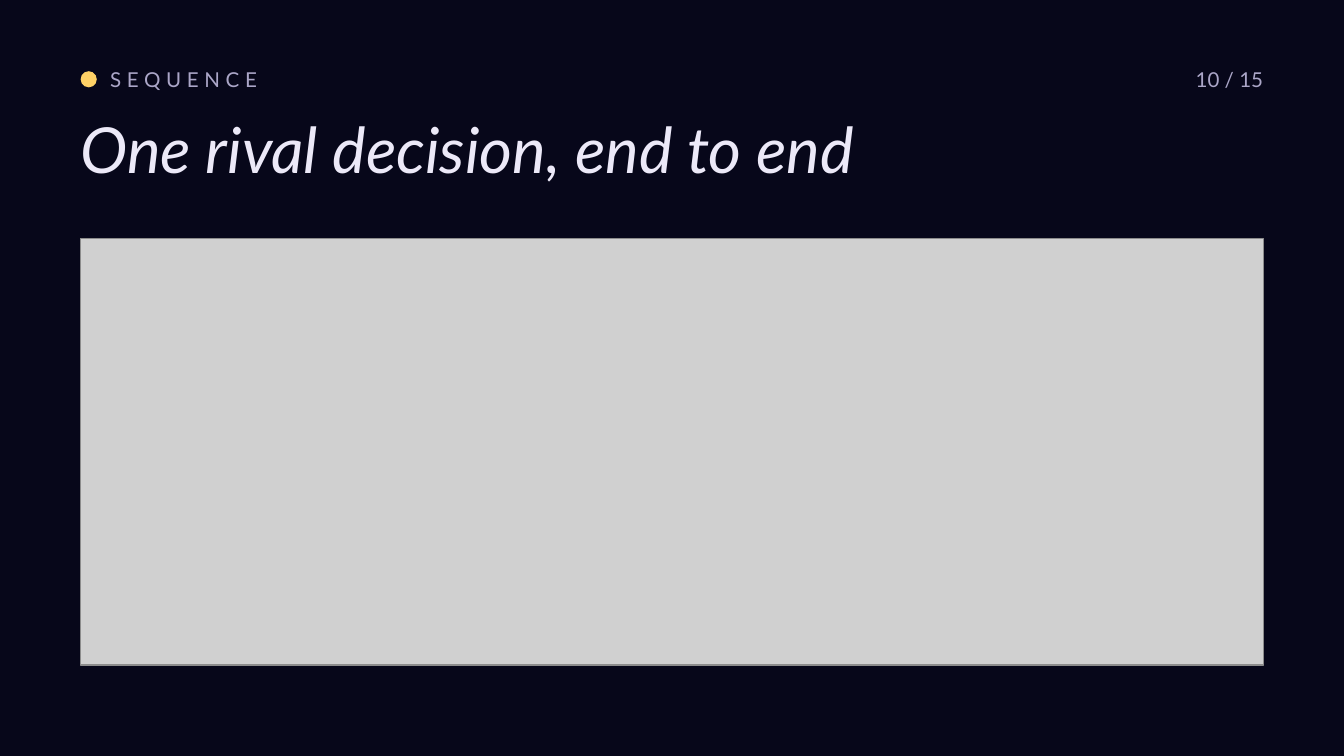
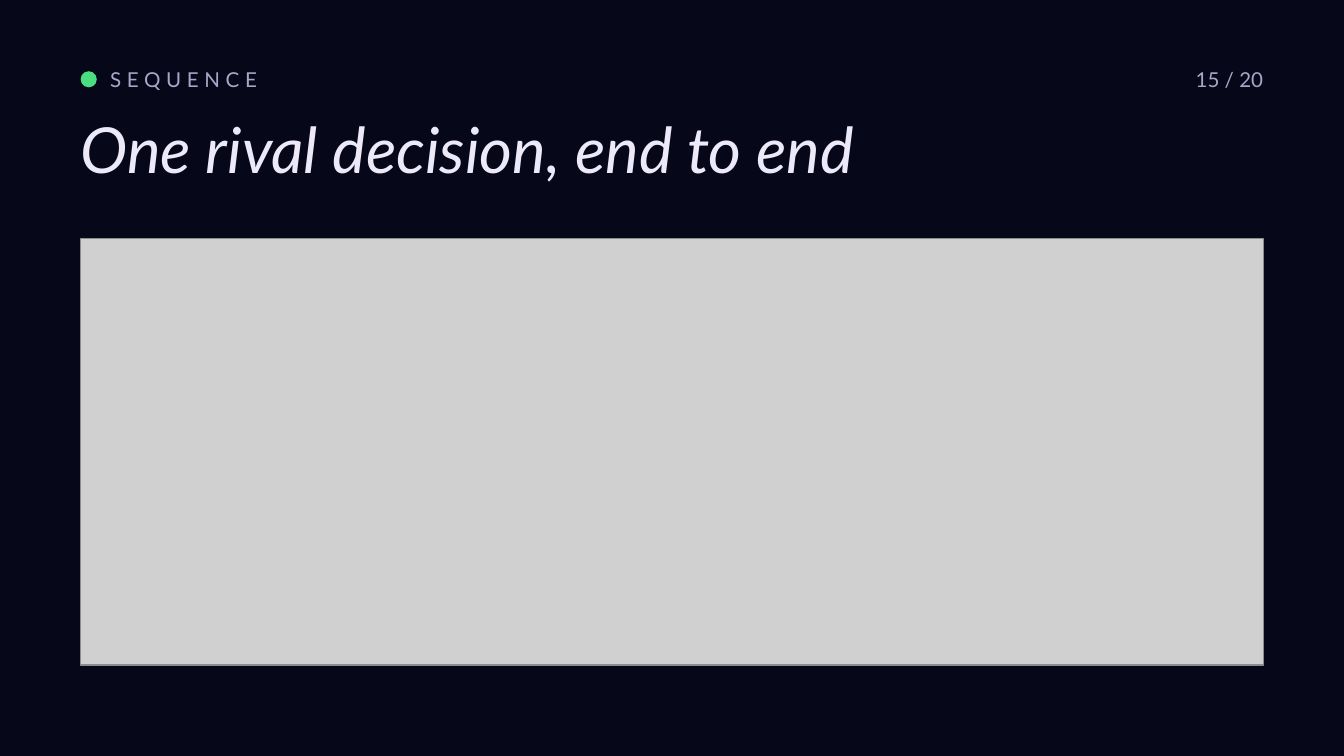
Before and after one commit to roryp/racing, a slide deck: slide 15 of docs/luna-gp-deck.pptx (slide 11 before the commit). Drawn at 1344x756 pixels with LibreOffice and Linux fonts; fonts in the diff are those of the drawing; grey boxes stand for pictures. Boxes give left, top, right and bottom in pixels: in the first picture for what was removed or moved away, otherwise in the second. Text is boxed around its words. In the diff, an @@ line names an element or a change of style, - is before the commit and + after.

```diff
--- a/docs/luna-gp-deck.pptx
+++ b/docs/luna-gp-deck.pptx
@@ ellipse at [81,71,97,87]: fill #FFD166 to #4ADE80 @@
@@ text at [1196,72,1263,87]: text changed @@
-10 / 15
+15 / 20
```
Also in this commit, not shown: 12 other slides changed, 3 slides added.
